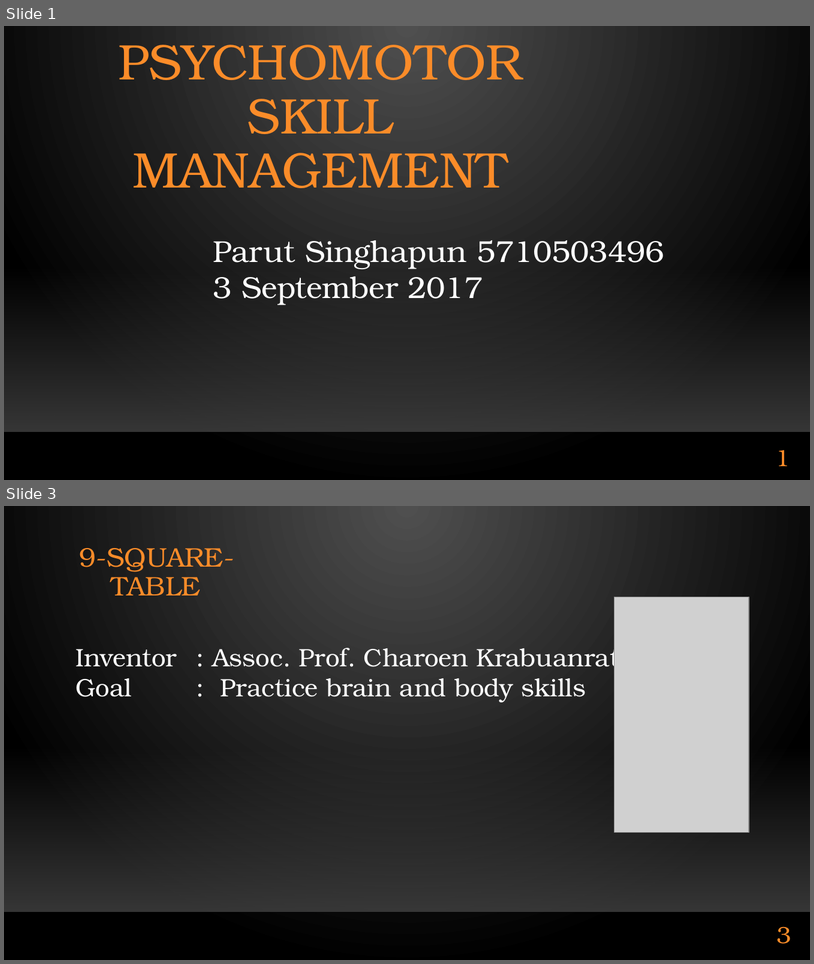
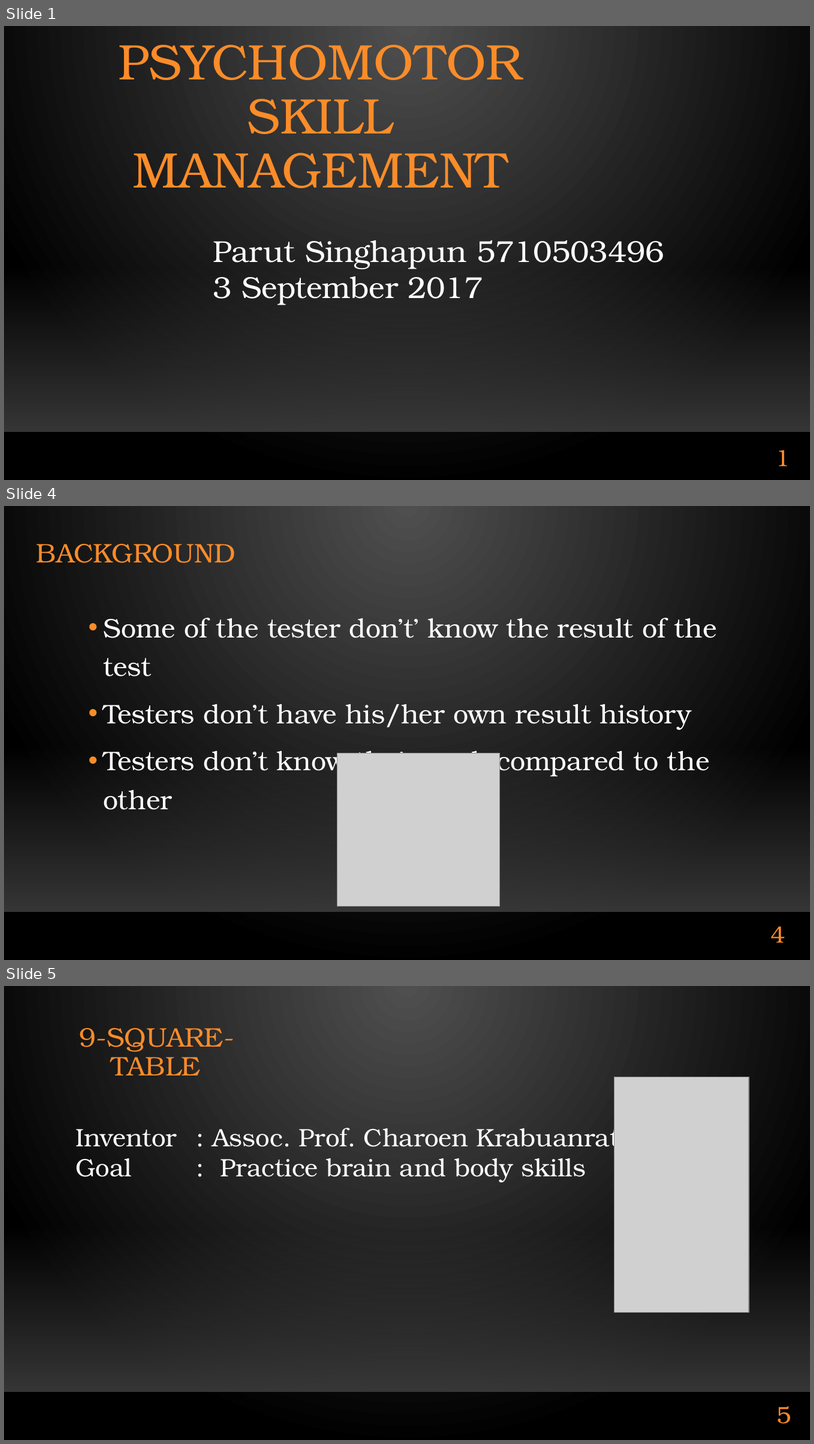
Before and after one commit to Al0nesauurs/etc, a slide deck: Work/present_iWing v2.pptx. Shown one above the other, each under a label of ours: slides 1 and 3 before the commit, slides 1, 4 and 5 after it; the slides between them are not shown. The pictures are 814x964 and 814x1444 pixels, drawn with LibreOffice and Linux fonts; fonts in the diff are those of the drawing; grey boxes stand for pictures; background and template pictures are left out. Boxes give left, top, right and bottom in pixels: in the first picture for what was removed or moved away, otherwise in the second. Text is boxed around its words. In the diff, an @@ line names an element or a change of style, - is before the commit and + after.

```diff
--- a/Work/present_iWing v2.pptx
+++ b/Work/present_iWing v2.pptx
@@ slide 4 added at [4, 506, 810, 960], background gradient #505050 to #000000; not listed: 2 template elements that a slide beside it also shows @@
@@ title added at [36, 544, 236, 563], 32 pt, text #FB8C29 @@
+BACKGROUND
@@ text added at [104, 618, 717, 810], 32 pt, text #FFFFFF @@
+• Some of the tester don’t’ know the result of the test
+• Testers don’t have his/her own result history
+• Testers don’t know their rank compared to the other
@@ picture added at [338, 753, 501, 906] @@
@@ page number added at [771, 926, 785, 942], 28 pt, text #FB8C29 @@
+4
@@ what was slide 3 is now slide 5 @@
@@ page number at [777, 1406, 791, 1423]: text changed @@
-3
+5
```
Also in this commit, not shown: 2 slides changed, 2 other slides added.
